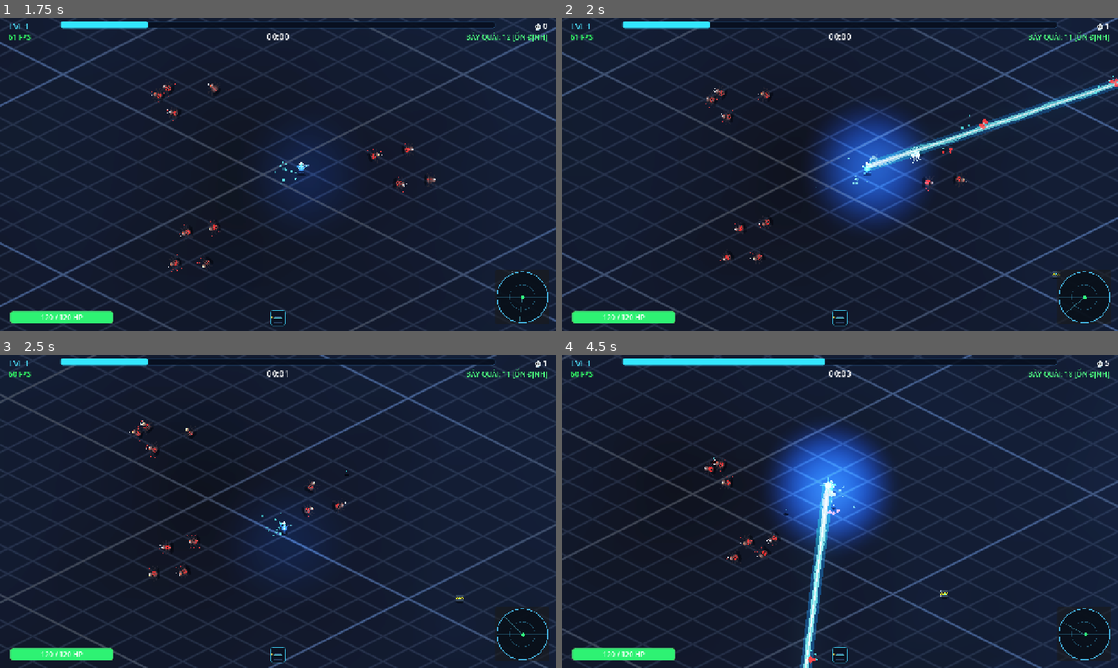
Above: before the commit, frames 1-4 (two rows, left to right).
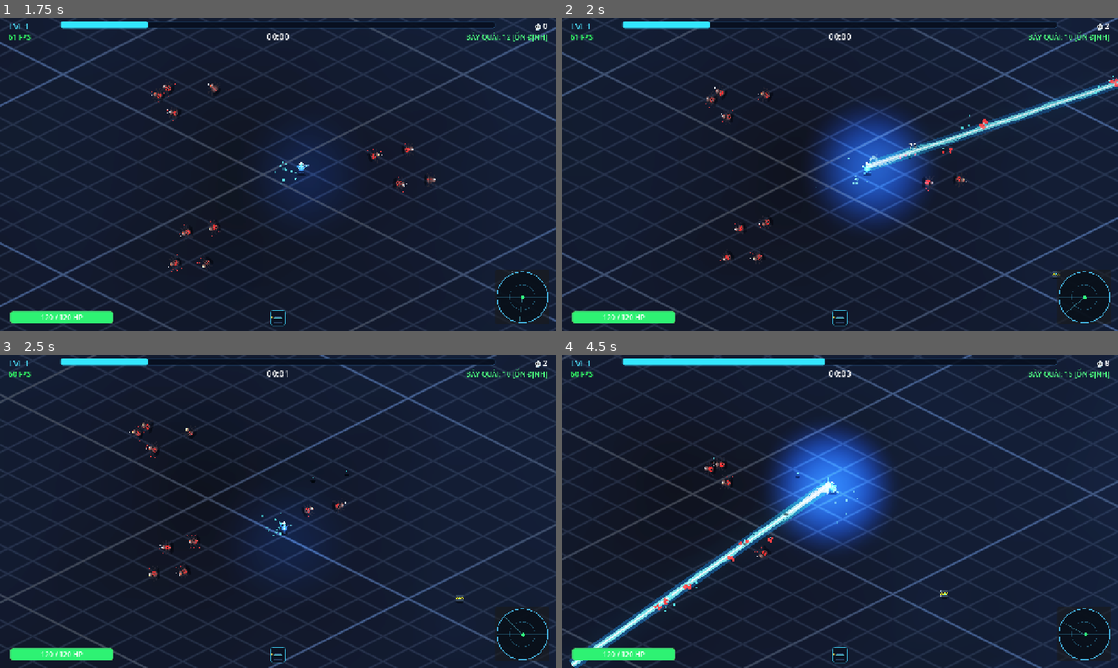
Above: after the commit, the same moments.

Repository: JeffNa1/isometric-swarm
Game: Godot game, scene res://scenes/ui/main_menu.tscn
Two runs of this game, one before a commit and one after it. Both use one fixed random seed, a clock stepped at 60 frames per second and the inputs below.
Inputs (mouse positions are in pixels of both pictures, inside the frame that each line leads up to):
- Up to frame 1 (1.75 s): click (133, 105) at 0.5 s; move the mouse to (400, 158) at 1.27 s; hold D (move_right) from 1.28 s (still down)
- Up to frame 2 (2 s): keep holding D (move_right)
- Up to frame 3 (2.5 s): move the mouse to (166, 527) at 2.02 s; release D (move_right) at 2.03 s; hold S (move_down) from 2.03 s (still down)
- Up to frame 4 (4.5 s): move the mouse to (895, 442) at 2.77 s; release S (move_down) at 2.78 s; hold D (move_right) 2.78-3.53 s; move the mouse to (812, 574) at 3.52 s; hold W (move_up) 3.53-4.28 s; move the mouse to (1006, 558) at 4.27 s; hold A (move_left) from 4.28 s (still down)

Frame 1 is identical in both runs. In frame 2, 0.1% of the frame differs, in the area x 27-99%, y 1-47%; in frame 3, less than 0.1%; in frame 4, 3.2%, in the area x 1-99%, y 1-100%.
Error before the commit: Parse Error: Identifier "MainMenu" not declared in the current scope. (res://scripts/floating_text_manager.gd:27)

Commit message:
fix(script): add missing SpriteFactory and MainMenu preloads to fix parse error on scene load

Diff:
--- a/scripts/floating_text_manager.gd
+++ b/scripts/floating_text_manager.gd
@@ -1,4 +1,6 @@
 extends Node2D
+
+const MainMenu = preload("res://scripts/ui/main_menu.gd")
 
 const MAX_TEXTS: int = 60
 
--- a/scripts/ui/hud.gd
+++ b/scripts/ui/hud.gd
@@ -1,4 +1,6 @@
 extends CanvasLayer
+
+const SpriteFactory = preload("res://scripts/sprite_factory.gd")
 
 signal upgrade_selected(upgrade_id: String)
 
--- a/scripts/ui/main_menu.gd
+++ b/scripts/ui/main_menu.gd
@@ -1,3 +1,4 @@
+class_name MainMenu
 extends Control
 
 const SpriteFactory = preload("res://scripts/sprite_factory.gd")
